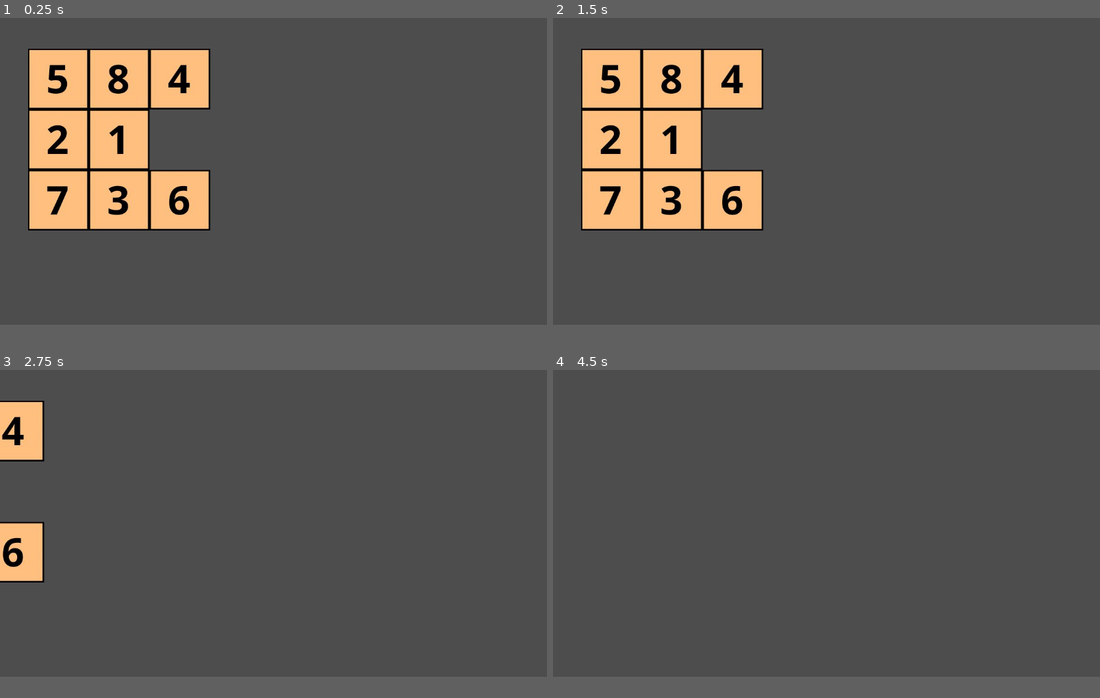
Above: before the commit, frames 1-4 (two rows, left to right).
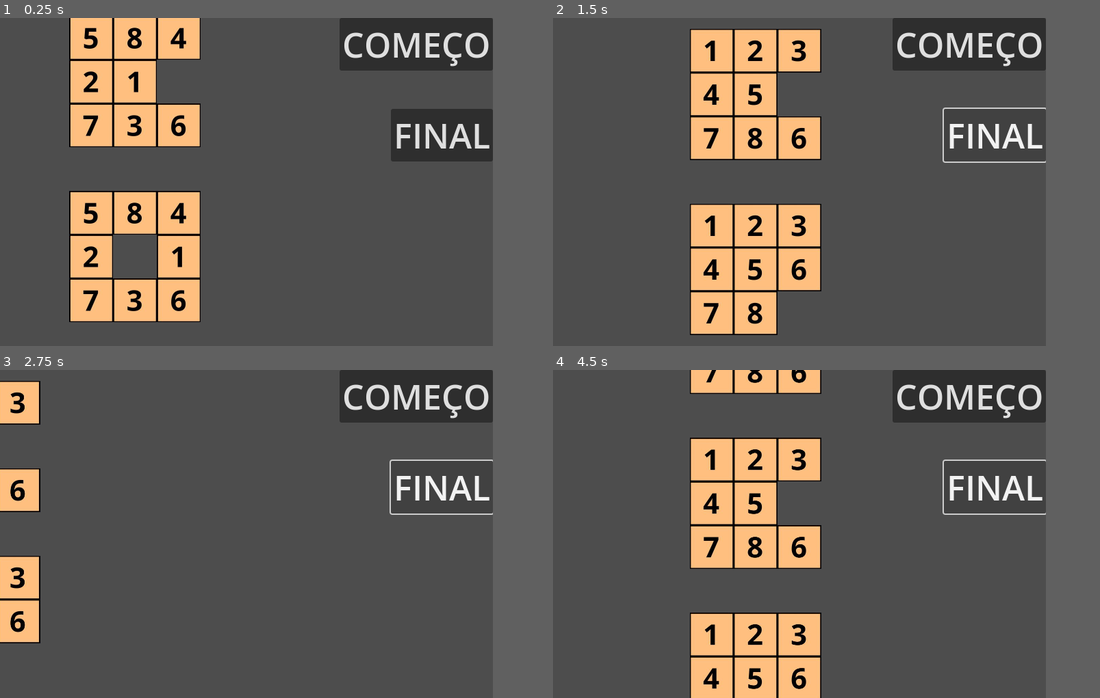
Above: after the commit, the same moments.

Repository: EdilsonEmidio/numpuz-ia-godot
Game: Godot game, scene res://cenas/main.tscn
Two runs of this game, one before a commit and one after it. Both use one fixed random seed, a clock stepped at 60 frames per second and the inputs below.
Inputs (mouse positions are in pixels of both pictures, inside the frame that each line leads up to):
- Up to frame 1 (0.25 s): no input
- Up to frame 2 (1.5 s): click (1012, 44) at 0.5 s, where only the run after the commit has a clickable "COMEÇO"; click (1045, 126) at 1.25 s, where only the run after the commit has a clickable "FINAL"
- Up to frame 3 (2.75 s): tap Enter at 2 s; hold Right from 2.03 s (still down)
- Up to frame 4 (4.5 s): release Right at 2.78 s; hold Down 2.78-3.53 s; hold Right 3.53-4.28 s; tap Space at 4.25 s; hold Up from 4.28 s (still down)
In our replay, the window is 799x449 before the commit and 720x480 after it. These sizes can differ from the game's own. Grey fills any space a smaller window leaves; there, only what the larger window draws over its background counts as a difference.

The runs differ from the first frame. In frame 1, 28% of the frame differs, in the area x 5-91%, y 0-93%; in frame 2, 32%, in the area x 5-91%, y 0-97%; in frame 3, 10%; in frame 4, 22%.

Commit message:
concluido

Diff:
--- a/cenas/main.tscn
+++ b/cenas/main.tscn
@@ -1,11 +1,42 @@
-[gd_scene load_steps=3 format=3 uid="uid://crtfqbpb41f2y"]
+[gd_scene load_steps=4 format=3 uid="uid://crtfqbpb41f2y"]
 
 [ext_resource type="Script" uid="uid://c31ogeirmrk64" path="res://scripts/main.gd" id="1_mtgg2"]
 [ext_resource type="Script" uid="uid://b33of258xvale" path="res://scripts/camera_2d.gd" id="2_t4ukd"]
+[ext_resource type="Script" uid="uid://5tkmedio1l2a" path="res://scripts/botoes.gd" id="3_4fhxt"]
 
 [node name="Main" type="Node2D"]
 script = ExtResource("1_mtgg2")
 
 [node name="Camera2D" type="Camera2D" parent="."]
-position = Vector2(581, 323)
+position = Vector2(581, 549)
+zoom = Vector2(0.5, 0.5)
 script = ExtResource("2_t4ukd")
+
+[node name="CanvasLayer" type="CanvasLayer" parent="."]
+script = ExtResource("3_4fhxt")
+
+[node name="comeco" type="Button" parent="CanvasLayer"]
+anchors_preset = 1
+anchor_left = 1.0
+anchor_right = 1.0
+offset_left = -224.0
+offset_bottom = 77.0
+grow_horizontal = 0
+size_flags_horizontal = 8
+theme_override_font_sizes/font_size = 50
+text = "COMEÇO"
+
+[node name="final" type="Button" parent="CanvasLayer"]
+anchors_preset = 6
+anchor_left = 1.0
+anchor_top = 0.5
+anchor_right = 1.0
+anchor_bottom = 0.5
+offset_left = -149.0
+offset_top = -107.0
+offset_bottom = -30.0
+grow_horizontal = 0
+grow_vertical = 2
+size_flags_horizontal = 8
+theme_override_font_sizes/font_size = 50
+text = "FINAL"
--- a/cenas/pecas.tscn
+++ b/cenas/pecas.tscn
@@ -1,7 +1,8 @@
-[gd_scene load_steps=10 format=3 uid="uid://b3ot8m0mp67fx"]
+[gd_scene load_steps=11 format=3 uid="uid://b3ot8m0mp67fx"]
 
 [ext_resource type="Script" uid="uid://dmwwr0ieikl25" path="res://scripts/pecas.gd" id="1_i1c38"]
 [ext_resource type="Texture2D" uid="uid://ckdincbu7vpbn" path="res://sprites/1.jpg" id="2_blhhh"]
+[ext_resource type="Script" uid="uid://f2hfe3nfstev" path="res://scripts/dados.gd" id="3_44nbn"]
 [ext_resource type="Texture2D" uid="uid://dkfssqfmgtu4" path="res://sprites/2.jpg" id="3_upolc"]
 [ext_resource type="Texture2D" uid="uid://tnqqrf7ihytj" path="res://sprites/3.jpg" id="4_44nbn"]
 [ext_resource type="Texture2D" uid="uid://6uunoleybfqp" path="res://sprites/4.jpg" id="5_ohtye"]
@@ -15,24 +16,32 @@
 
 [node name="peca1" type="Sprite2D" parent="."]
 texture = ExtResource("2_blhhh")
+script = ExtResource("3_44nbn")
 
 [node name="peca2" type="Sprite2D" parent="."]
 texture = ExtResource("3_upolc")
+script = ExtResource("3_44nbn")
 
 [node name="peca3" type="Sprite2D" parent="."]
 texture = ExtResource("4_44nbn")
+script = ExtResource("3_44nbn")
 
 [node name="peca4" type="Sprite2D" parent="."]
 texture = ExtResource("5_ohtye")
+script = ExtResource("3_44nbn")
 
 [node name="peca5" type="Sprite2D" parent="."]
 texture = ExtResource("6_4502u")
+script = ExtResource("3_44nbn")
 
 [node name="peca6" type="Sprite2D" parent="."]
 texture = ExtResource("7_ecbvd")
+script = ExtResource("3_44nbn")
 
 [node name="peca7" type="Sprite2D" parent="."]
 texture = ExtResource("8_oa03l")
+script = ExtResource("3_44nbn")
 
 [node name="peca8" type="Sprite2D" parent="."]
 texture = ExtResource("9_erjfx")
+script = ExtResource("3_44nbn")
--- a/project.godot
+++ b/project.godot
@@ -15,6 +15,12 @@
 config/features=PackedStringArray("4.4", "Mobile")
 config/icon="res://icon.svg"
 
+[display]
+
+window/size/viewport_width=720
+window/size/viewport_height=480
+window/size/initial_position_type=0
+
 [rendering]
 
 renderer/rendering_method="mobile"
--- /dev/null
+++ b/scripts/botoes.gd
@@ -0,0 +1,15 @@
+extends CanvasLayer
+
+
+func _ready() -> void:
+	get_node("comeco").connect("pressed",comeco)
+	get_node("final").connect("pressed",final)
+
+
+func comeco() -> void:
+	get_node("/root/Main/Camera2D").position = Vector2(128*3,128)
+
+func final() ->void:
+	var cont = get_node("/root/Main").cont
+	print(cont)
+	get_node("/root/Main/Camera2D").position = Vector2(128*3,cont*128*4)
--- a/scripts/camera_2d.gd
+++ b/scripts/camera_2d.gd
@@ -1,6 +1,6 @@
 extends Camera2D
 
-var velocidade = 500
+var velocidade = 1000
 
 func calc_direcao() -> Vector2:
 	var direcao = Vector2(0,0)
--- /dev/null
+++ b/scripts/dados.gd
@@ -0,0 +1,4 @@
+extends Node
+
+var origem: Vector2
+var numero: int
--- a/scripts/main.gd
+++ b/scripts/main.gd
@@ -13,8 +13,8 @@
 	Vector2(2,3),
 	Vector2(3,3)
 	]
-var cont = 0
-
+var cont: int = 0
+var peca_mexida: int = -1
 func _ready() -> void:
 	var pecas_instancia = preload("res://cenas/pecas.tscn").instantiate()
 	pecas_instancia.name = str("Pecas",cont)
@@ -27,9 +27,16 @@
 
 func resolveu(pecas: Array):
 	var flag = true
-	for i in 8:
-		if pecas[i].position == posicoes[i] *128:
-			flag = false
+	if pecas[0].position == posicoes[0] * 128 and \
+	pecas[1].position == posicoes[1] *128 and \
+	pecas[2].position == posicoes[2] * 128 and \
+	pecas[3].position == posicoes[3] * 128 and \
+	pecas[4].position == posicoes[4] * 128 and \
+	pecas[5].position == posicoes[5] * 128 and \
+	pecas[6].position == posicoes[6] * 128 and \
+	pecas[7].position == posicoes[7] * 128:
+		print("acabou!")
+		flag = false
 	return flag
 
 func instanciar(pecas: Array):
@@ -37,7 +44,8 @@
 	var pecas_atuais = preload("res://cenas/pecas.tscn").instantiate()
 	pecas_atuais.name = str("Pecas",cont)
 	pecas_atuais.gerar(pecas)
-	pecas_atuais.position += Vector2(0, 512)
+	pecas_atuais.position += Vector2(0, 512*cont)
+	pecas_atuais.ready
 	self.add_child(pecas_atuais)
 
 func posicoes_validas(vazio: Vector2) -> Array:
@@ -53,49 +61,96 @@
 			validas.append(possiveis[i])
 
 	return validas
-
-
-func pontuar(peca: Sprite2D, vazio: Vector2) -> int:
-	var pontos: int
-	var origem = peca.name.get_slice("a",1)
-	var vetor_origem: Vector2i
-	match origem:
+func to_vetor(numero: int)-> Vector2i:
+	var vetor
+	match numero:
 		1:
-			vetor_origem = Vector2i(1,1)
+			vetor = Vector2i(1,1)
 		2:
-			vetor_origem = Vector2i(2,1)
+			vetor = Vector2i(2,1)
 		3:
-			vetor_origem = Vector2i(3,1)
+			vetor = Vector2i(3,1)
 		4:
-			vetor_origem = Vector2i(1,2)
+			vetor = Vector2i(1,2)
 		5:
-			vetor_origem = Vector2i(2,2)
+			vetor = Vector2i(2,2)
 		6:
-			vetor_origem = Vector2i(3,2)
+			vetor = Vector2i(3,2)
 		7:
-			vetor_origem = Vector2i(1,3)
+			vetor = Vector2i(1,3)
 		8:
-			vetor_origem = Vector2i(2,3)
-
-	var posicao_peca:Vector2i = Vector2i(peca.position/128)
-	pontos += abs(vetor_origem.x - posicao_peca.x)
-	pontos += abs(vetor_origem.y - posicao_peca.y)
-	return pontos
+			vetor = Vector2i(2,3)
+	return vetor
+
+func buscar_peca(posicao: Vector2)-> Sprite2D:
+	var pecas = get_node(str("Pecas",cont)).get_children()
+	for i in pecas.size():
+		if pecas[i].position/128 == posicao:
+			return pecas[i]
+	return null
+
+func to_dicionario(pecas: Array)-> Dictionary:
+	var dicionario: Dictionary = {
+		1:Vector2(1,1),
+		2:Vector2(2,1),
+		3:Vector2(3,1),
+		4:Vector2(1,2),
+		5:Vector2(2,2),
+		6:Vector2(3,2),
+		7:Vector2(1,3),
+		8:Vector2(2,3)}
+
+	for i in pecas.size():
+		dicionario[i+1] = Vector2(pecas[i].position/128)
+	return dicionario
+
+func pontuar(pecas: Dictionary, vazio: Vector2, saltos: int, ultima_peca: int)-> Array:
+	var array: Array
+	array.resize(2)
+	var posicoes_validas = posicoes_validas(vazio)
+	if ultima_peca != -1:
+		posicoes_validas.erase(pecas[ultima_peca])
+	var pontos: Array
+	var menor_pontuacao: int = 99999
+	var menor_pontuador: Vector2
+	var peca_numero: int
+	pontos.resize(posicoes_validas.size())
+	for i in posicoes_validas.size():
+		if saltos==0:
+			return Array([(0.0),0])
+		peca_numero = pecas.find_key(posicoes_validas[i])
+		var posicao_origem = to_vetor(peca_numero)
+		pontos[i] = abs(vazio.x - posicao_origem.x)
+		pontos[i] += abs(vazio.y - posicao_origem.y)
+
+		var pecas_clone: Dictionary = Dictionary(pecas).duplicate()
+		var vazio_clone = pecas_clone[peca_numero]
+		pecas_clone[peca_numero] = vazio #referencia clone
+		var resultado: Array = pontuar(pecas_clone, vazio_clone, saltos-1, peca_numero)
+		pontos[i] += resultado[1]
+	for i in posicoes_validas.size():
+		if peca_mexida != pecas.find_key(posicoes_validas[i]) and menor_pontuacao > pontos[i]:
+			menor_pontuacao = pontos[i]
+			menor_pontuador = posicoes_validas[i]
+	array[0] = menor_pontuador
+	array[1] = menor_pontuacao
+	return array
+
+func procurar_numero(posicao: Vector2, pecas_atuais: Array) -> String:
+	for i in pecas_atuais.size():
+		if pecas_atuais[i].position/128 == posicao:
+			return pecas_atuais[i].name.get_slice("a",1)
+	return ""
 
 func pensar(pecas: Array) -> Array:
 	var pontuador: Sprite2D
-	var pontuacao = 0
 	var posicao_livre = get_node(str("Pecas",cont)).posicoes_livres[0]
 	var vetor_livre = get_node(str("Pecas",cont)).posicoes[posicao_livre]
-	var pecas_validas = posicoes_validas(vetor_livre)
-
-	for i in pecas_validas.size():
-		var numero_peca = converter(pecas_validas[i])
-		var peca = get_node(str("Pecas",cont)).get_node(str("peca",numero_peca))
-		var pontos = pontuar(peca, vetor_livre)
-		if pontuacao < pontos:
-			pontuacao = pontos
-			pontuador = peca
+	var posicoes_validas = posicoes_validas(vetor_livre)
+
+	var pecas_dicionario = to_dicionario(pecas)
+	var resultado = pontuar(pecas_dicionario, vetor_livre, 7, -1)
+	pontuador = buscar_peca(resultado[0])
 
 	return Array([pontuador, vetor_livre])
 
@@ -103,26 +158,28 @@
 	var posicao
 	match vetor:
 		Vector2i(1, 1):
+			posicao = 0
+		Vector2i(2, 1):
 			posicao = 1
-		Vector2i(2, 1):
+		Vector2i(3, 1):
 			posicao = 2
-		Vector2i(3, 1):
+		Vector2i(1, 2):
 			posicao = 3
-		Vector2i(1, 2):
+		Vector2i(2, 2):
 			posicao = 4
-		Vector2i(2, 2):
+		Vector2i(3, 2):
 			posicao = 5
-		Vector2i(3, 2):
+		Vector2i(1, 3):
 			posicao = 6
-		Vector2i(1, 3):
+		Vector2i(2, 3):
 			posicao = 7
-		Vector2i(2, 3):
+		Vector2i(3, 3):
 			posicao = 8
 
 	return posicao
 
-
 func mover(peca: Sprite2D, posicao: Vector2i):
+	peca_mexida = peca.numero
 	var posicoes_novas: Array = []
 	var pecas_atuais = get_node(str("Pecas",cont)).get_children()
 	pecas_atuais.erase(peca)
@@ -145,7 +202,6 @@
 func _process(delta: float):
 	var pecas_atuais = get_node(str("Pecas",cont)).get_children()
 
-	if resolveu(pecas_atuais):
+	if resolveu(pecas_atuais) and cont<500:
 		var pensamento = pensar(pecas_atuais)
 		mover(pensamento[0], pensamento[1])
-		print("tete")
--- a/scripts/pecas.gd
+++ b/scripts/pecas.gd
@@ -23,7 +23,11 @@
 func gerar(input: Array):
 	pecas = get_children()
 	for i in 8:
+		var remover = input[i]
 		pecas[i].position = posicao_grade(input[i])
+		posicoes_livres.erase(remover)
+		pecas[i].origem = posicoes[i]
+		pecas[i].numero = i+1
 
 func gerar_aleatorio():
 	pecas = get_children()
@@ -32,3 +36,5 @@
 		var posicao = posicoes_livres[rand]
 		posicoes_livres.remove_at(rand)
 		pecas[i].position = posicao_grade(posicao)
+		pecas[i].origem = posicoes[i]
+		pecas[i].numero = i+1
Not shown, added: scripts/botoes.gd.uid
Not shown, added: scripts/dados.gd.uid
